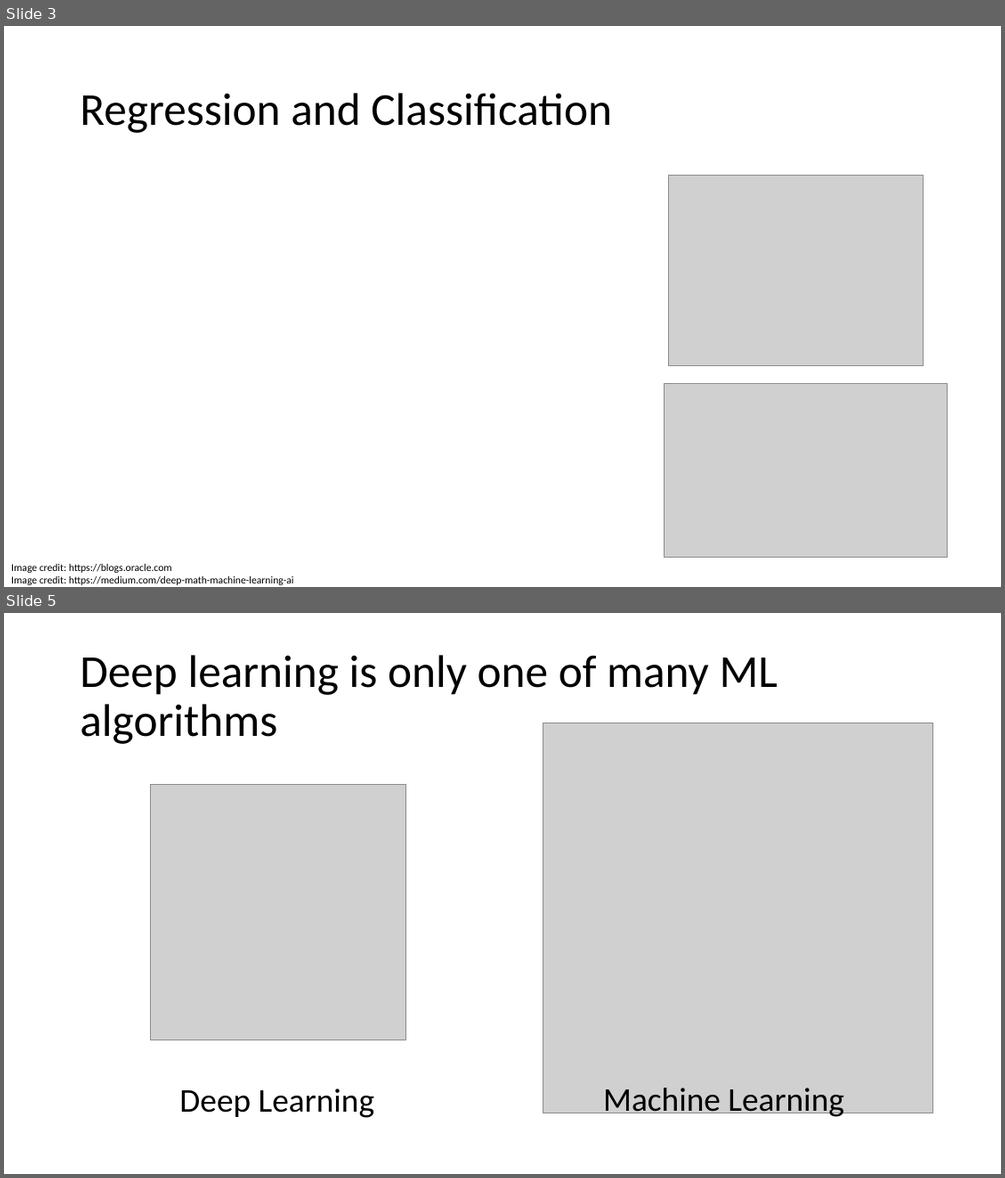
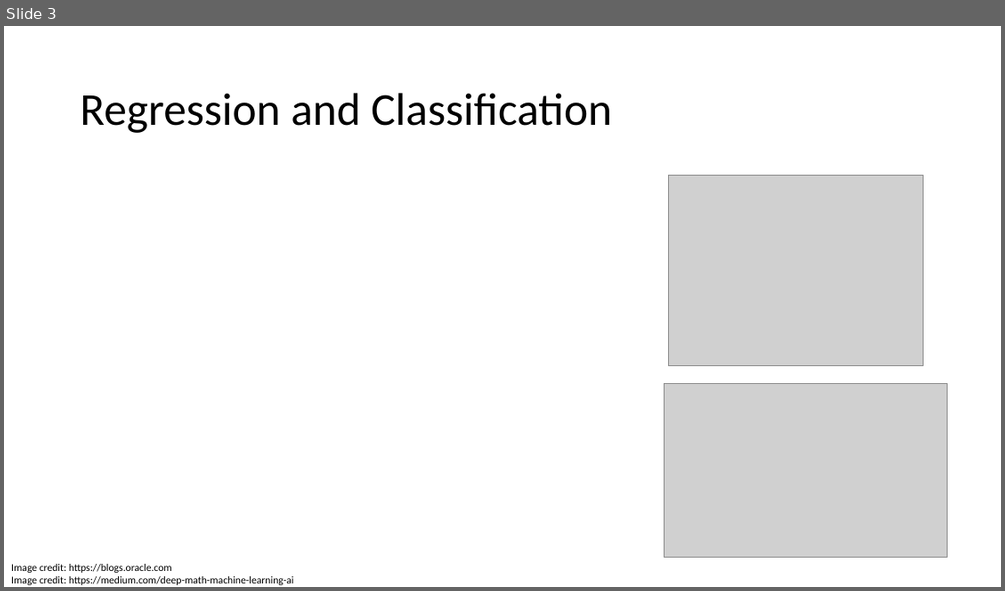
Before and after one commit to fborrasumh/intro, a slide deck: 3 - Model selection/Model selection.pptx. Shown one above the other, each under a label of ours: slides 3 and 5 before the commit, slide 3 after it; the slides between them are not shown. The pictures are 1005x1178 and 1005x591 pixels, drawn with LibreOffice and Linux fonts; fonts in the diff are those of the drawing; grey boxes stand for pictures. Boxes give left, top, right and bottom in pixels: in the first picture for what was removed or moved away, otherwise in the second. Text is boxed around its words. In the diff, an @@ line names an element or a change of style, - is before the commit and + after.

```diff
--- a/3 - Model selection/Model selection.pptx
+++ b/3 - Model selection/Model selection.pptx
@@ slide 5 removed at box(4, 613, 1001, 1174), background #FFFFFF @@
@@ title removed at box(80, 655, 777, 744) @@
-Deep learning is only one of many ML algorithms
@@ picture removed at box(543, 723, 933, 1113) @@
@@ picture removed at box(151, 784, 406, 1040) @@
@@ text removed at box(179, 1088, 374, 1118) @@
-Deep Learning
@@ text removed at box(603, 1087, 843, 1119) @@
-Machine Learning
```
Also in this commit, not shown: 1 slide changed, 18 slides added, 7 other slides removed.
